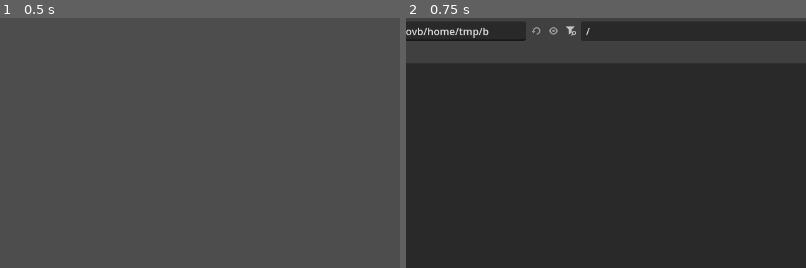
Above: before the commit, frames 1-2 (left to right).
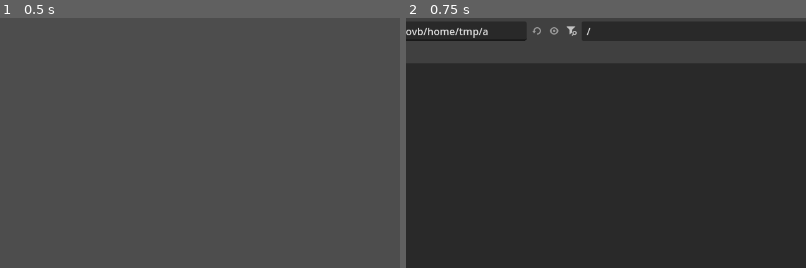
Above: after the commit, the same moments.

Repository: TehRealSalt/sentinel-smith
Game: Godot game, scene res://wad_viewer.tscn
Two runs of this game, one before a commit and one after it. Both use one fixed random seed, a clock stepped at 60 frames per second and the inputs below.
Inputs:
- Up to frame 1 (0.5 s): no input
- Up to frame 2 (0.75 s): click "Open WAD..." at 0.5 s
The pictures show only the part of the screen within x 34-84%, y 13-63%; the shares and areas given below are measured in that part.

Frame 1 is identical in both runs. In frame 2, 0.1% of the frame differs, in the area x 19-47%, y 3-8%.

Commit message:
Draw line facing

Diff:
--- a/project/linedef.gd
+++ b/project/linedef.gd
@@ -51,6 +51,8 @@
 
 	var p1: Vector2
 	var p2: Vector2
+	var mid: Vector2
+	var normal: Vector2
 
 	func update(line: DoomLinedef) -> void:
 		var v1: DoomVertex = line.get(&"v1")
@@ -59,9 +61,15 @@
 		var v2: DoomVertex = line.get(&"v2")
 		p2 = v2.vector()
 
+		mid = (p1 + p2) * 0.5
 
+		normal = (p1 - p2).normalized()
+		normal = normal.rotated(deg_to_rad(90.0))
+
+	const NORMAL_NOTCH := 8.0
 	func _draw() -> void:
-		draw_line(p1, p2, Color.LIGHT_CORAL, -10.0)
+		draw_line(mid, mid + (normal * NORMAL_NOTCH), Color.WHITE, -5.0)
+		draw_line(p1, p2, Color.WHITE, -10.0)
 
 
 var display: DoomLine2D = null
